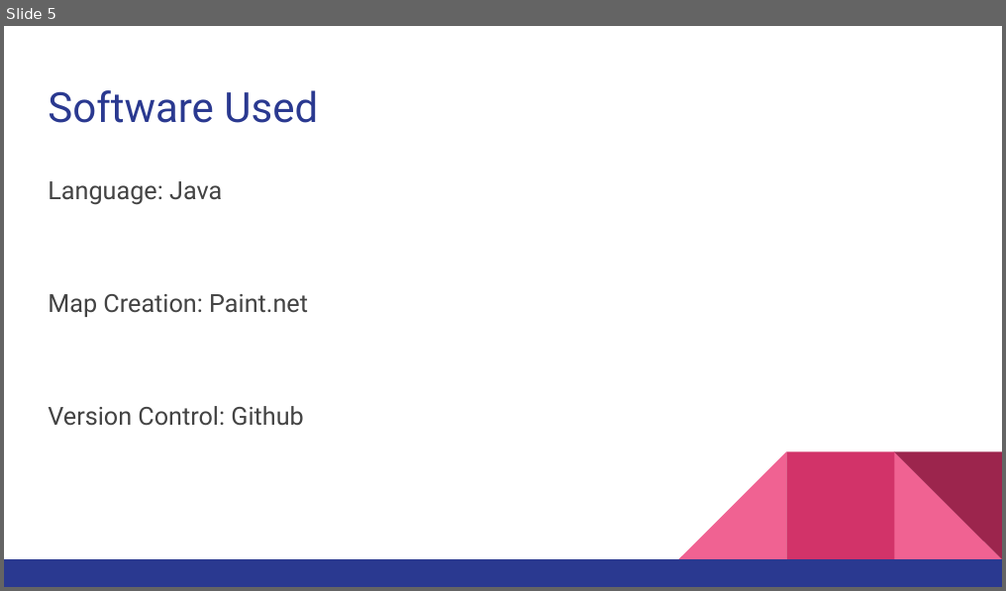
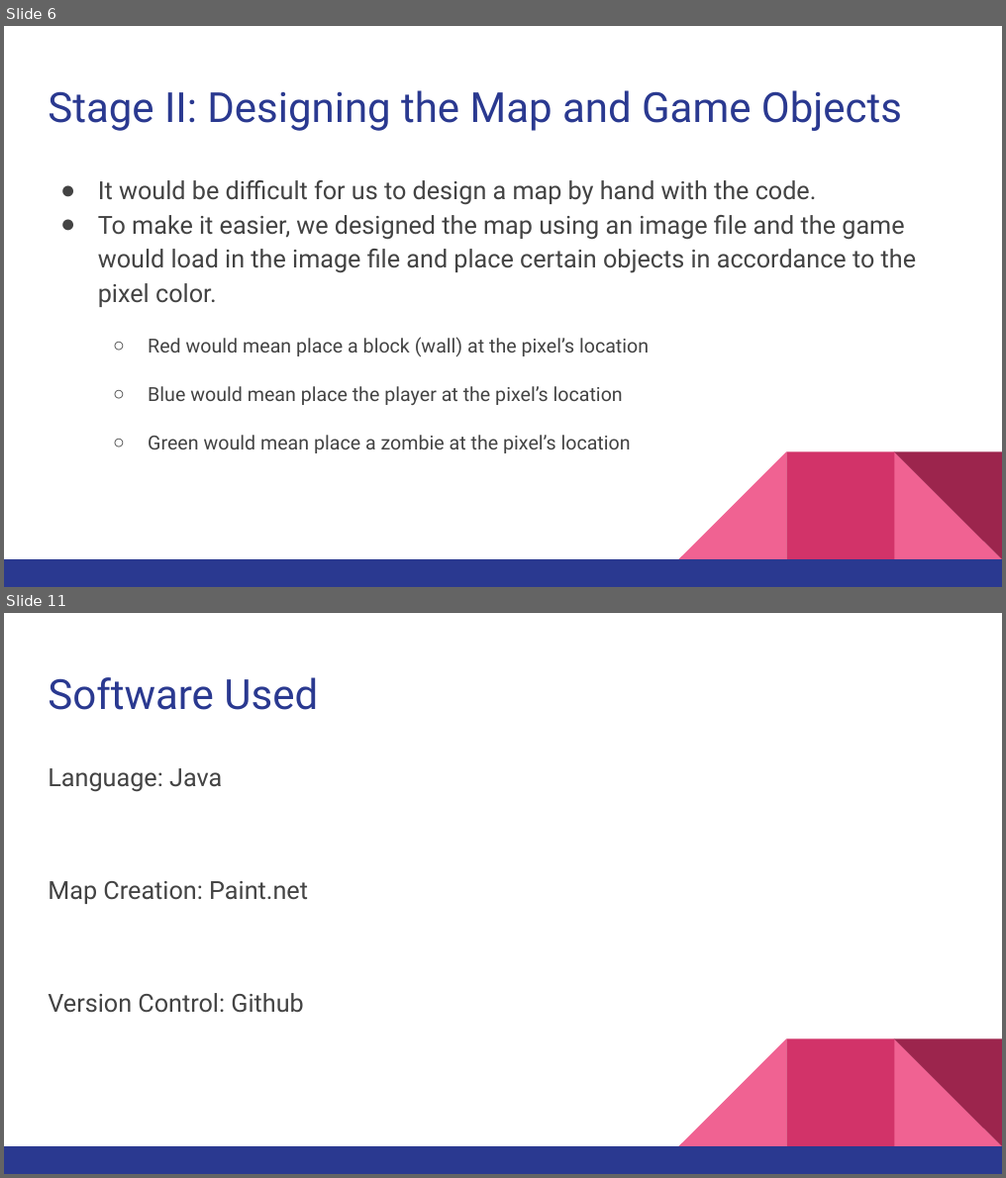
Before and after one commit to Dishoungh/software_engineering_project, a slide deck: Zombie Shooter Game.pptx. Shown one above the other, each under a label of ours: slide 5 before the commit, slides 6 and 11 after it; the slides between them are not shown. The pictures are 1006x591 and 1006x1178 pixels, drawn with LibreOffice and Linux fonts; fonts in the diff are those of the drawing. Boxes give left, top, right and bottom in pixels: in the first picture for what was removed or moved away, otherwise in the second. Text is boxed around its words. In the diff, an @@ line names an element or a change of style, - is before the commit and + after.

```diff
--- a/Zombie Shooter Game.pptx
+++ b/Zombie Shooter Game.pptx
@@ slide 6 added at <box>4,26,1002,587</box>, background #FFFFFF; not listed: 5 template elements that a slide beside it also shows @@
@@ title added at <box>48,90,902,131</box>, 30 pt, text #2A3990 @@
+Stage II: Designing the Map and Game Objects
@@ text added at <box>98,180,916,454</box>, 18 pt, text #434343 @@
+● It would be difficult for us to design a map by hand with the code.
+● To make it easier, we designed the map using an image file and the game would load in the image file and place certain objects in accordance to the pixel color.
+  ○ Red would mean place a block (wall) at the pixel’s location
+  ○ Blue would mean place the player at the pixel’s location
+  ○ Green would mean place a zombie at the pixel’s location
@@ what was slide 5 is now slide 11 @@
```
Also in this commit, not shown: 4 slides changed, 5 other slides added, 3 slides removed, 1 other file.
